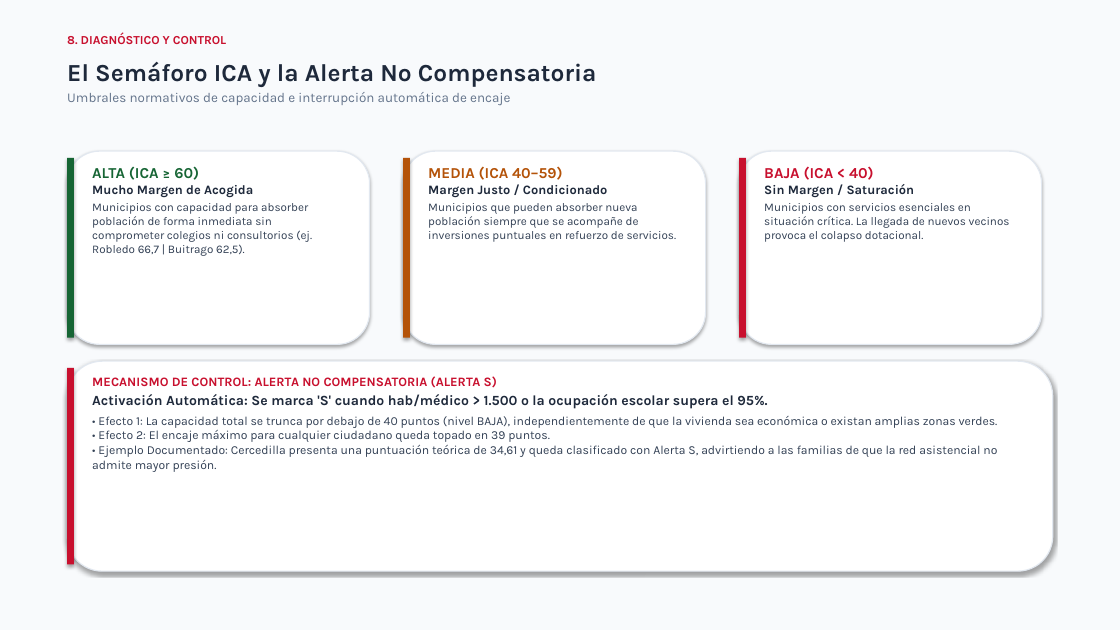
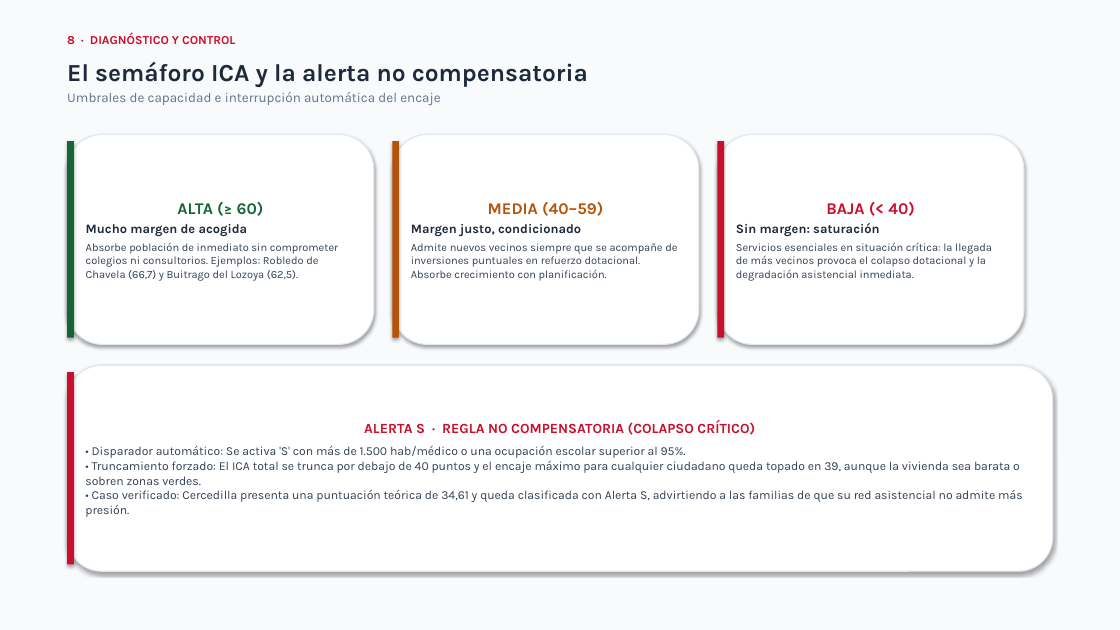
Before and after one commit to AlejandroCuntin/DatathonLodCoreMadrid, a slide deck: slide 9 of presentacion_datathon_10min.pptx. Drawn at 1120x630 pixels with LibreOffice and Linux fonts; fonts in the diff are those of the drawing. Boxes give left, top, right and bottom in pixels: in the first picture for what was removed or moved away, otherwise in the second. Text is boxed around its words. In the diff, an @@ line names an element or a change of style, - is before the commit and + after.

```diff
--- a/presentacion_datathon_10min.pptx
+++ b/presentacion_datathon_10min.pptx
@@ text at [67, 33, 235, 44]: text changed @@
-8. DIAGNÓSTICO Y CONTROL
+8 · DIAGNÓSTICO Y CONTROL
@@ text at [67, 62, 588, 105]: text changed @@
-El Semáforo ICA y la Alerta No Compensatoria
-Umbrales normativos de capacidad e interrupción automática de encaje
+El semáforo ICA y la alerta no compensatoria
+Umbrales de capacidad e interrupción automática del encaje
@@ rectangle: place and size @@
-rectangle at [67, 158, 74, 338]
+rectangle at [67, 141, 74, 338]
@@ rounded rectangle "ALTA (≥ 60)": place and size @@
-rounded rectangle "ALTA (≥ 60)" at [67, 151, 370, 344]
+rounded rectangle "ALTA (≥ 60)" at [67, 134, 374, 344]
@@ rectangle: place and size @@
-rectangle at [403, 158, 410, 338]
+rectangle at [392, 141, 399, 338]
@@ vertical alignment top to middle; fill none to #FFFFFF; outline none to #E2E8F0 1 pt; shadow on in 3 elements at [718, 134, 1024, 344], [67, 365, 1053, 571], [392, 134, 699, 344] @@
@@ rounded rectangle "MEDIA (40–59)": place and size @@
-rounded rectangle "MEDIA (40–59)" at [428, 166, 677, 242]
+rounded rectangle "MEDIA (40–59)" at [392, 134, 699, 344]
@@ rectangle: place and size @@
-rectangle at [739, 158, 746, 338]
+rectangle at [718, 141, 724, 338]
@@ rounded rectangle "BAJA (< 40)": place and size @@
-rounded rectangle "BAJA (< 40)" at [764, 166, 1010, 242]
+rounded rectangle "BAJA (< 40)" at [718, 134, 1024, 344]
@@ text removed at [92, 166, 312, 256] @@
-ALTA (ICA ≥ 60)
-Mucho Margen de Acogida
-Municipios con capacidad para absorber población de forma inmediata sin comprometer colegios ni consultorios (ej. Robledo 66,7 | Buitrago 62,5).
@@ rounded rectangle removed at [403, 151, 706, 344] @@
@@ rounded rectangle removed at [739, 151, 1042, 344] @@
@@ text in rounded rectangle at [86, 202, 338, 281]: text added @@
+ALTA (≥ 60)
+Mucho margen de acogida
+Absorbe población de inmediato sin comprometer colegios ni consultorios. Ejemplos: Robledo de Chavela (66,7) y Buitrago del Lozoya (62,5).
@@ text in rounded rectangle at [411, 202, 677, 281]: text changed; size 10 to 9.5 pt @@
-MEDIA (ICA 40–59)
-Margen Justo / Condicionado
-Municipios que pueden absorber nueva población siempre que se acompañe de inversiones puntuales en refuerzo de servicios.
+MEDIA (40–59)
+Margen justo, condicionado
+Admite nuevos vecinos siempre que se acompañe de inversiones puntuales en refuerzo dotacional. Absorbe crecimiento con planificación.
@@ text in rounded rectangle at [736, 202, 992, 281]: text changed; size 10 to 9.5 pt @@
-BAJA (ICA < 40)
-Sin Margen / Saturación
-Municipios con servicios esenciales en situación crítica. La llegada de nuevos vecinos provoca el colapso dotacional.
+BAJA (< 40)
+Sin margen: saturación
+Servicios esenciales en situación crítica: la llegada de más vecinos provoca el colapso dotacional y la degradación asistencial inmediata.
@@ rectangle: place and size @@
-rectangle at [67, 368, 74, 565]
+rectangle at [67, 372, 74, 565]
@@ rounded rectangle "ALERTA S · REGLA NO ...": place and size @@
-rounded rectangle "ALERTA S · REGLA NO ..." at [92, 376, 998, 472]
+rounded rectangle "ALERTA S · REGLA NO ..." at [67, 365, 1053, 571]
@@ rounded rectangle removed at [67, 361, 1053, 571] @@
@@ text in rounded rectangle at [85, 420, 1022, 517]: text changed @@
-MECANISMO DE CONTROL: ALERTA NO COMPENSATORIA (ALERTA S)
-Activación Automática: Se marca 'S' cuando hab/médico > 1.500 o la ocupación escolar supera el 95%.
-• Efecto 1: La capacidad total se trunca por debajo de 40 puntos (nivel BAJA), independientemente de que la vivienda sea económica o existan amplias zonas verdes.
-• Efecto 2: El encaje máximo para cualquier ciudadano queda topado en 39 puntos.
-• Ejemplo Documentado: Cercedilla presenta una puntuación teórica de 34,61 y queda clasificado con Alerta S, advirtiendo a las familias de que la red asistencial no admite mayor presión.
+ALERTA S · REGLA NO COMPENSATORIA (COLAPSO CRÍTICO)
+• Disparador automático: Se activa 'S' con más de 1.500 hab/médico o una ocupación escolar superior al 95%.
+• Truncamiento forzado: El ICA total se trunca por debajo de 40 puntos y el encaje máximo para cualquier ciudadano queda topado en 39, aunque la vivienda sea barata o sobren zonas verdes.
+• Caso verificado: Cercedilla presenta una puntuación teórica de 34,61 y queda clasificada con Alerta S, advirtiendo a las familias de que su red asistencial no admite más presión.
```
Also in this commit, not shown: 13 other slides changed, 4 other files.
